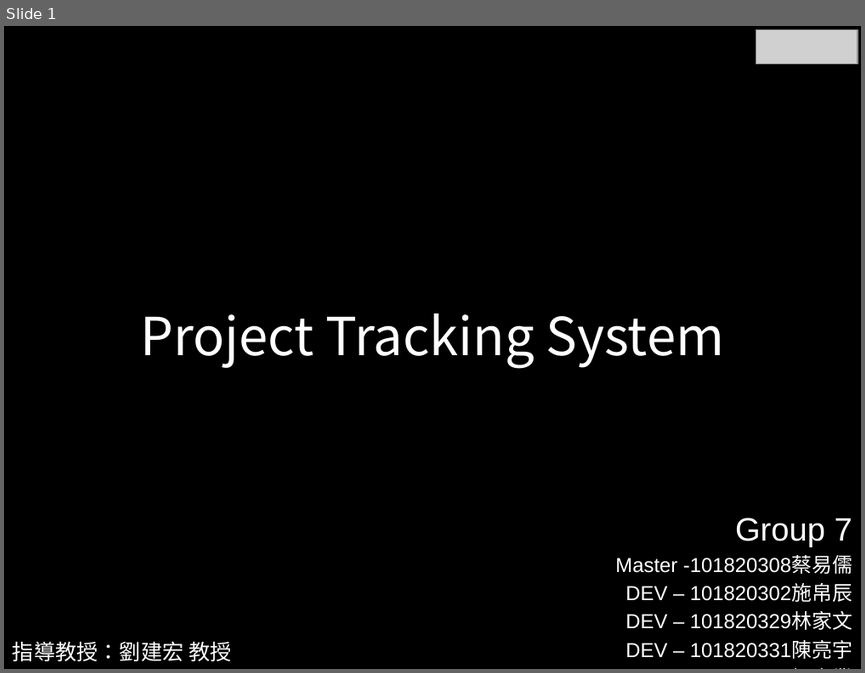
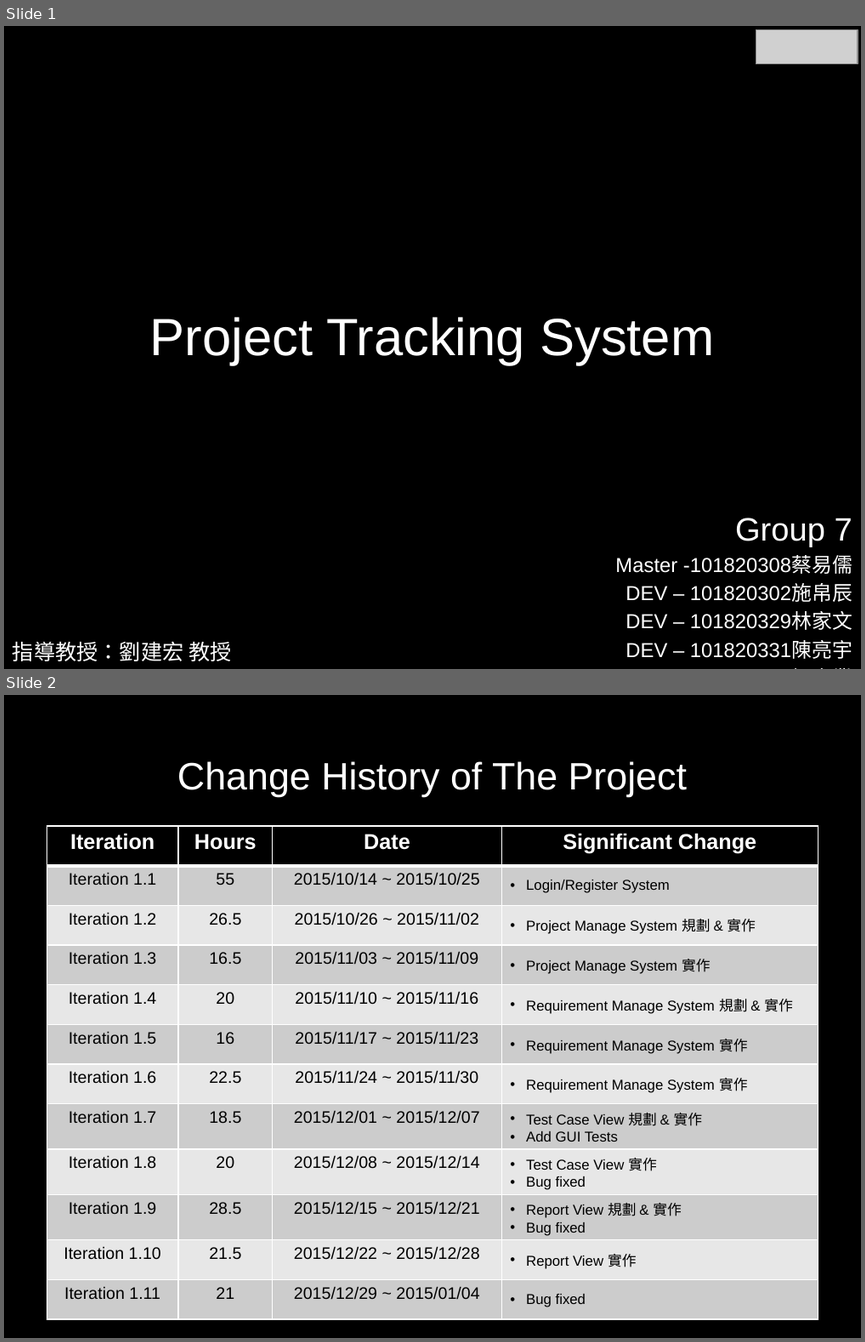
Before and after one commit to LutherTsaiTW/2015SoftwareEngineering, a slide deck: Phase03_Doc/Presentation/Final Presentations.pptx. Shown one above the other, each under a label of ours: slide 1 before the commit, slides 1 and 2 after it. The pictures are 865x673 and 865x1342 pixels, drawn with LibreOffice and Linux fonts; fonts in the diff are those of the drawing; grey boxes stand for pictures. Boxes give left, top, right and bottom in pixels: in the first picture for what was removed or moved away, otherwise in the second. Text is boxed around its words. In the diff, an @@ line names an element or a change of style, - is before the commit and + after.

```diff
--- a/Phase03_Doc/Presentation/Final Presentations.pptx
+++ b/Phase03_Doc/Presentation/Final Presentations.pptx
@@ slide 2 added at [4, 695, 861, 1338], background #000000 @@
@@ title added at [177, 761, 687, 797], 32 pt, text #FFFFFF @@
+Change History of The Project
@@ table added at [46, 826, 817, 1312], 12 rows, 4 columns @@
+Iteration | Hours | Date | Significant Change
+Iteration 1.1 | 55 | 2015/10/14 ~ 2015/10/25 | Login/Register System
+Iteration 1.2 | 26.5 | 2015/10/26 ~ 2015/11/02 | Project Manage System 規劃 & 實作
+Iteration 1.3 | 16.5 | 2015/11/03 ~ 2015/11/09 | Project Manage System 實作
+Iteration 1.4 | 20 | 2015/11/10 ~ 2015/11/16 | Requirement Manage System 規劃 & 實作
+Iteration 1.5 | 16 | 2015/11/17 ~ 2015/11/23 | Requirement Manage System 實作
+Iteration 1.6 | 22.5 | 2015/11/24 ~ 2015/11/30 | Requirement Manage System 實作
+Iteration 1.7 | 18.5 | 2015/12/01 ~ 2015/12/07 | Test Case View 規劃 & 實作 / Add GUI Tests
+Iteration 1.8 | 20 | 2015/12/08 ~ 2015/12/14 | Test Case View 實作 / Bug fixed
+Iteration 1.9 | 28.5 | 2015/12/15 ~ 2015/12/21 | Report View 規劃 & 實作 / Bug fixed
+Iteration 1.10 | 21.5 | 2015/12/22 ~ 2015/12/28 | Report View 實作
+Iteration 1.11 | 21 | 2015/12/29 ~ 2015/01/04 | Bug fixed
@@ slide 1 changed as well @@
@@ title "Project Tracking System" at [150, 317, 714, 364]: font Noto Sans CJK SC to Arial @@
```
Also in this commit, not shown: 7 other slides added, 1 slide removed, 1 other file.
